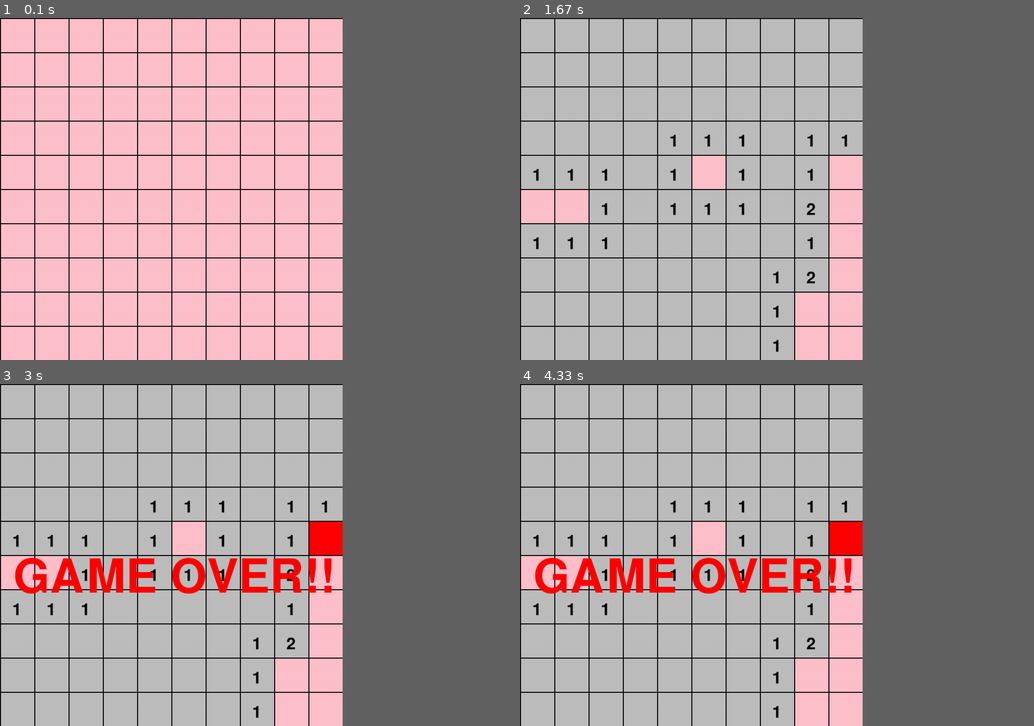
Above: before the commit, frames 1-4 (two rows, left to right).
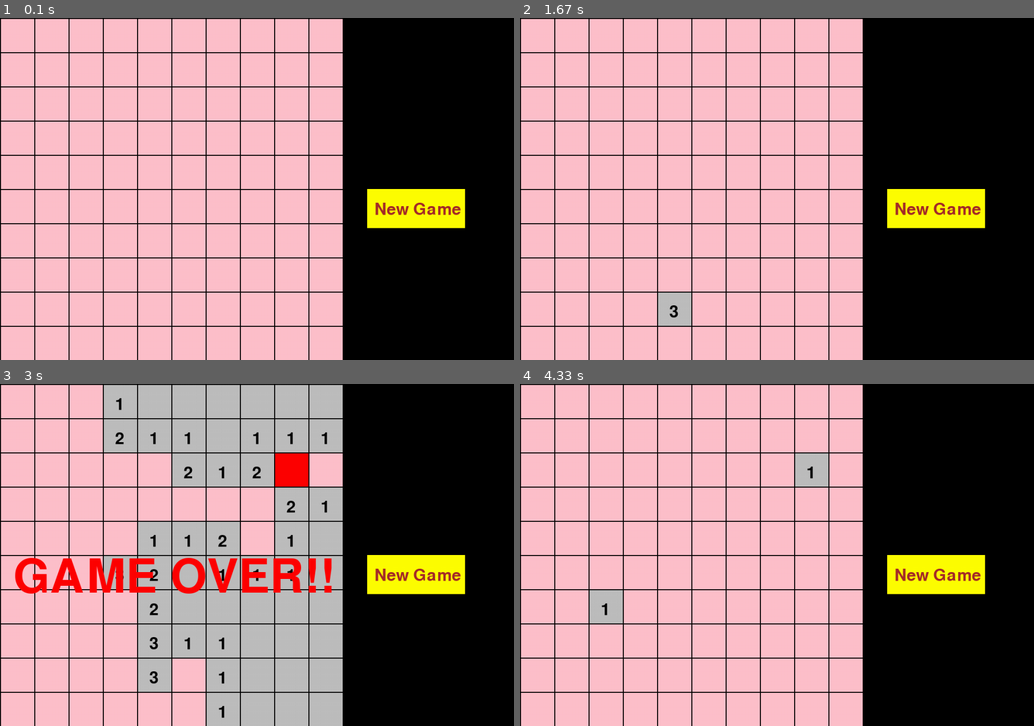
Above: after the commit, the same moments.

Repository: kristaps-m/Minesweeper_Python_ConsoleApp
Game: pygame game, started from pygame_main.py
Same seed, same stepped clock (60 frames per second), same inputs: the game is played once before the commit and once after it.
Inputs (mouse positions are in pixels of both pictures, inside the frame that each line leads up to):
- Up to frame 1 (0.1 s): no input
- Up to frame 2 (1.67 s): press the mouse at (638, 342) at 0.37 s; move the mouse to (627, 240) at 0.47 s; release the mouse at (617, 137) at 0.6 s; press the mouse at (638, 342) at 0.7 s; move the mouse to (643, 202) at 0.8 s; release the mouse at (643, 62) at 0.93 s; click (910, 192) at 1.05 s; press the mouse at (535, 69) at 1.37 s; move the mouse to (602, 185) at 1.47 s; release the mouse at (663, 298) at 1.6 s
- Up to frame 3 (3 s): click (339, 534) at 1.72 s; click (133, 555) at 2.05 s; press the mouse at (15, 708) at 2.37 s; move the mouse to (123, 568) at 2.47 s; release the mouse at (231, 428) at 2.6 s; press the mouse at (15, 708) at 2.7 s; move the mouse to (159, 582) at 2.8 s; release the mouse at (303, 459) at 2.93 s
- Up to frame 4 (4.33 s): press the mouse at (638, 708) at 3.03 s; move the mouse to (633, 572) at 3.13 s; release the mouse at (622, 435) at 3.27 s; press the mouse at (571, 640) at 3.37 s; move the mouse to (741, 613) at 3.47 s; release the mouse at (915, 582) at 3.6 s; press the mouse at (607, 503) at 3.7 s; move the mouse to (705, 479) at 3.8 s; release the mouse at (802, 459) at 3.93 s; press the mouse at (571, 708) at 4.03 s; move the mouse to (581, 650) at 4.13 s; release the mouse at (586, 589) at 4.27 s
In our replay, the window is 600x600 before the commit and 900x600 after it. These sizes can differ from the game's own. Grey fills any space a smaller window leaves; there, only what the larger window draws over its background counts as a difference.

The runs differ from the first frame. In frame 1, 2.2% of the frame differs, in the area x 71-91%, y 50-62%; in frame 2, 57%; in frame 3, 37%; in frame 4, 58%, in the area x 0-91%, y 0-100%.

Commit message:
it is kinda finished. Added NEW GAME BUTTON.
TODO - Add mines count display

Diff:
--- a/pygame_helper.py
+++ b/pygame_helper.py
@@ -1,5 +1,6 @@
 import pygame
 from cell import Cell
+from minesweeper import Minesweeper
 
 # pygame setup
 # ~ pygame.init()
@@ -9,17 +10,21 @@
 RIGHT = 3
 W = 700
 H = 700
-NUMBER_OF_MINES = 5
+ADD_W_FOR_MENU = 350
+NUMBER_OF_MINES = 15
 IS_GAME_OVER = False
 ROWS = 10
 COLS = 10
 OF_SET = 2
 FONT_OF_SET = W / ROWS / 3
-screen = pygame.display.set_mode((W, H))
+screen = pygame.display.set_mode((W + ADD_W_FOR_MENU, H))
 clock = pygame.time.Clock()
 running = True
 font = pygame.font.SysFont(None, 50)
 game_over_font = pygame.font.SysFont(None, 140)
+new_game_font = pygame.font.SysFont(None, 50)
+
+
 
 class PyGameCell(Cell):
     def __init__(self, isMine=False, isOpen=False, isFlaged=False,numOfMines=0, row=0, col=0, theColor="red", theRect=pygame.Rect(0,0,0,0)):
@@ -56,7 +61,21 @@
             screen.blit(img, (theCell.theRect.left + FONT_OF_SET, theCell.theRect.top + FONT_OF_SET))
     elif not theCell.isOpen and theCell.isFlaged:
         pygame.draw.rect(screen, theCell.theColor, theCell.theRect)
-        img = font.render("F", True, "green")
+        img = font.render("F", True, "darkgreen")
         screen.blit(img, (theCell.theRect.left + FONT_OF_SET, theCell.theRect.top + FONT_OF_SET))
     elif not theCell.isOpen and not theCell.isFlaged:
         pygame.draw.rect(screen, theCell.theColor, theCell.theRect)
+
+
+game_field = generate_game_field()
+m = Minesweeper(ROWS, COLS, NUMBER_OF_MINES, game_field, IS_GAME_OVER)
+m.add_mines_to_game_field()
+m.add_big_numbers_near_mines()
+
+
+def create_new_game():
+    IS_GAME_OVER = False
+    game_field = generate_game_field()
+    m = Minesweeper(ROWS, COLS, NUMBER_OF_MINES, game_field, IS_GAME_OVER)
+    m.add_mines_to_game_field()
+    m.add_big_numbers_near_mines()
--- a/pygame_main.py
+++ b/pygame_main.py
@@ -1,14 +1,9 @@
 import pygame
-from minesweeper import Minesweeper
 from pygame_helper import *
 
 # pygame setup is inside py_game_help.py file
 
-game_field = generate_game_field()
-
-m = Minesweeper(ROWS, COLS, NUMBER_OF_MINES, game_field, IS_GAME_OVER)
-m.add_mines_to_game_field()
-m.add_big_numbers_near_mines()
+new_game_button = pygame.Rect(W+50,H/2,200,80)
 
 while running:
     # poll for events
@@ -34,6 +29,16 @@
                             f_col.isFlaged = True
 
 
+            if new_game_button.collidepoint(mouse_pos):
+                print("Create New Game Here!!!!")
+                # ~ create_new_game()
+                IS_GAME_OVER = False
+                game_field = generate_game_field()
+                m = Minesweeper(ROWS, COLS, NUMBER_OF_MINES, game_field, IS_GAME_OVER)
+                m.add_mines_to_game_field()
+                m.add_big_numbers_near_mines()
+                print(f"{IS_GAME_OVER}")
+
     # fill the screen with a color to wipe away anything from last frame
     screen.fill("black")
 
@@ -42,6 +47,10 @@
     for f_row in m.field:
         for f_col in f_row:
             if_cell_is_open_function(f_col, IS_GAME_OVER)
+
+    pygame.draw.rect(screen, "yellow", new_game_button)
+    img = new_game_font.render("New Game", True, "brown")
+    screen.blit(img, (W+65,H/2 + 25))
 
     if IS_GAME_OVER:
         img = game_over_font.render(" GAME OVER!! ", True, "red")
@@ -58,23 +67,3 @@
     clock.tick(60)  # limits FPS to 60
 
 pygame.quit()
-
-
-# -----------------------------
-            # ~ if f_col.isOpen:
-                # ~ f_col.theColor = "gray"
-                # ~ pygame.draw.rect(screen, f_col.theColor, f_col.theRect)
-                # ~ if f_col.numOfMines > 0:
-                    # ~ img = font.render(str(f_col.numOfMines), True, "black")
-                    # ~ screen.blit(img, (f_col.theRect.left + FONT_OF_SET, f_col.theRect.top + FONT_OF_SET))
-            # ~ elif not f_col.isOpen and f_col.isFlaged:
-                # ~ pygame.draw.rect(screen, f_col.theColor, f_col.theRect)
-                # ~ img = font.render("F", True, "green")
-                # ~ screen.blit(img, (f_col.theRect.left + FONT_OF_SET, f_col.theRect.top + FONT_OF_SET))
-            # ~ elif not f_col.isOpen and not f_col.isFlaged:
-                # ~ pygame.draw.rect(screen, f_col.theColor, f_col.theRect)
-                # ~ # img = font.render("F", True, "green")
-                # ~ # screen.blit(img, (f_col.theRect.left + FONT_OF_SET, f_col.theRect.top + FONT_OF_SET))
-            # ~ elif not f_col.isOpen:
-                # ~ f_col.theColor = "pink"
-                # ~ pygame.draw.rect(screen, f_col.theColor, f_col.theRect)
